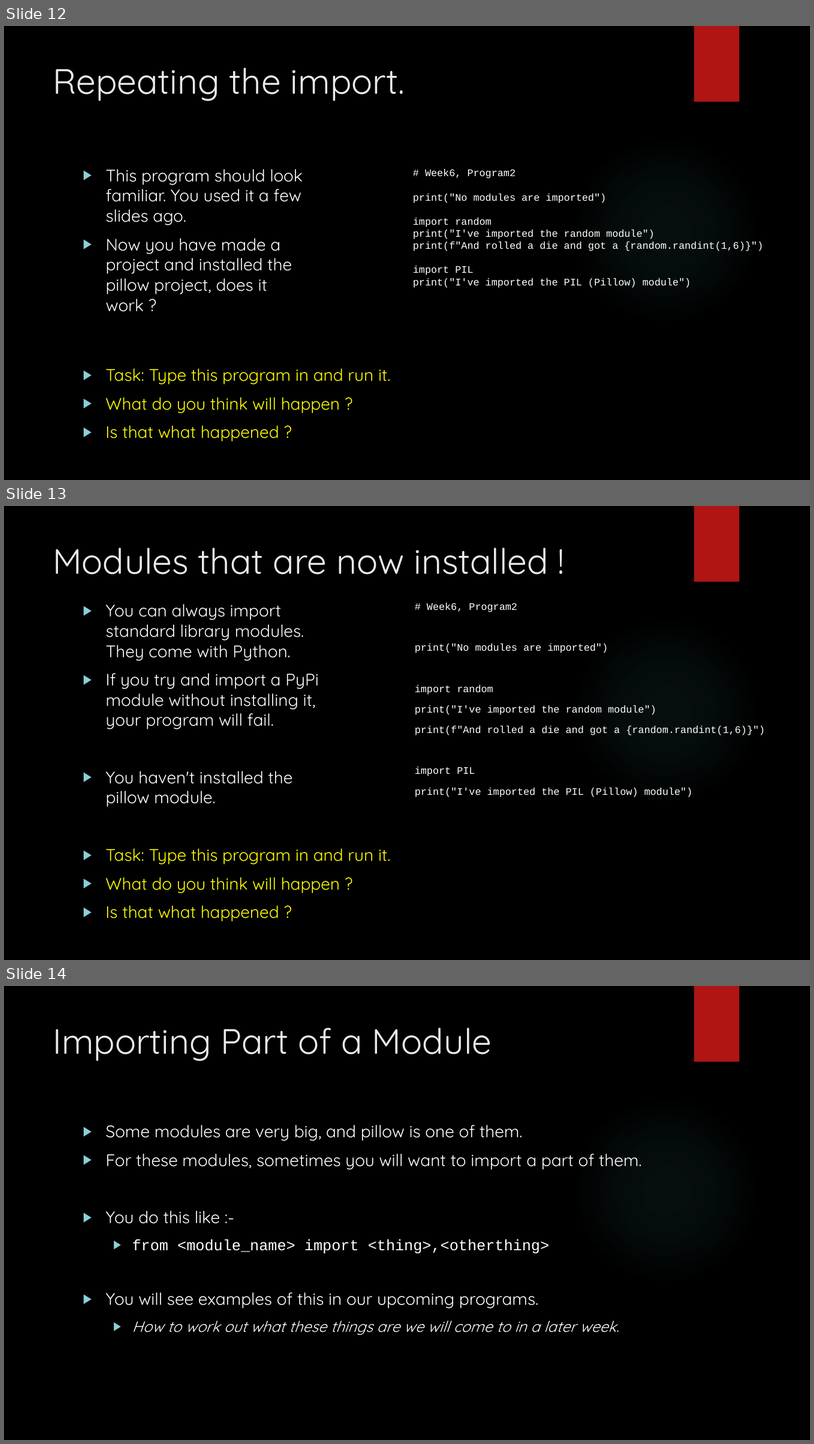
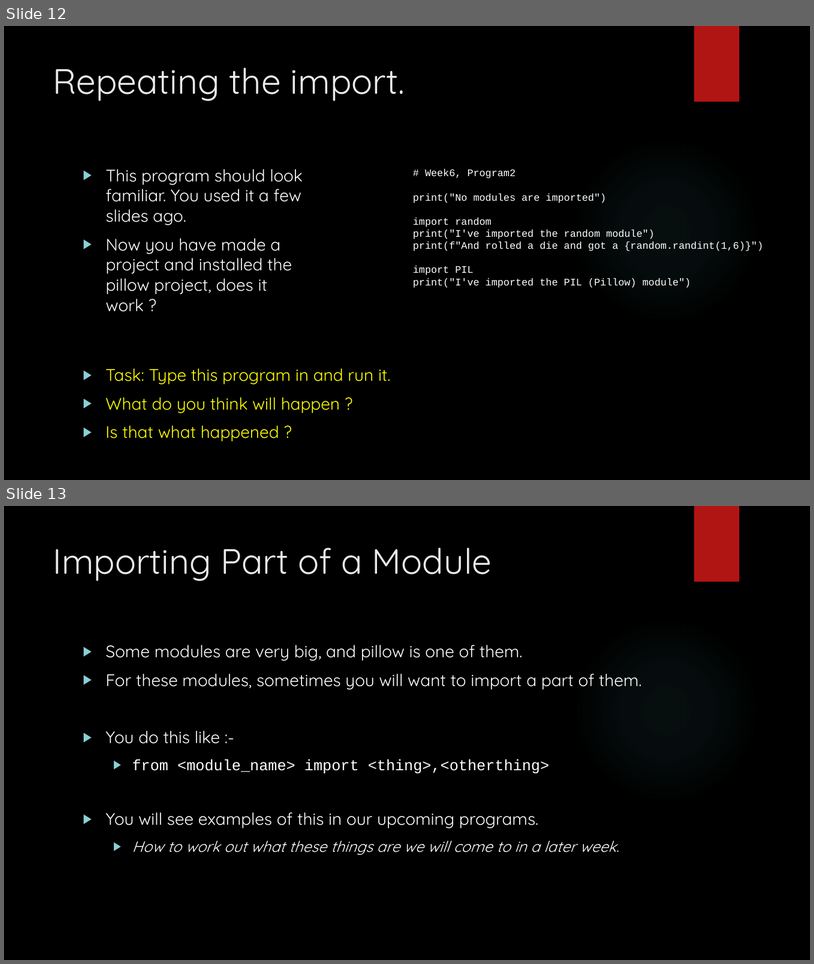
Before and after one commit to davidgroves/DGM_Tutorials, a slide deck: week6/week6.pptx. Shown one above the other, each under a label of ours: slides 12, 13 and 14 before the commit, slides 12 and 13 after it. The pictures are 814x1444 and 814x964 pixels, drawn with LibreOffice and Linux fonts; fonts in the diff are those of the drawing; background and template pictures are left out. Boxes give left, top, right and bottom in pixels: in the first picture for what was removed or moved away, otherwise in the second. Text is boxed around its words. In the diff, an @@ line names an element or a change of style, - is before the commit and + after.

Commit message:
Deleted slide 13 since it was a repeat of slide 6

```diff
--- a/week6/week6.pptx
+++ b/week6/week6.pptx
@@ slide 13 removed at (4,506,810,960), background picture (left out); not listed: 2 template elements that a slide beside it also shows @@
@@ title removed at (53,547,548,574) @@
-Modules that are now installed !
@@ text removed at (106,604,319,807) @@
-▶ You can always import standard library modules. They come with Python.
-▶ If you try and import a PyPi module without installing it, your program will fail.
-▶ You haven't installed the pillow module.
@@ text removed at (415,603,765,797) @@
-# Week6, Program2
-print("No modules are imported")
-import random
-print("I've imported the random module")
-print(f"And rolled a die and got a {random.randint(1,6)}")
-import PIL
-print("I've imported the PIL (Pillow) module")
@@ text removed at (105,848,391,921) @@
-▶ Task: Type this program in and run it.
-▶ What do you think will happen ?
-▶ Is that what happened ?
@@ what was slide 14 is now slide 13 @@
```
